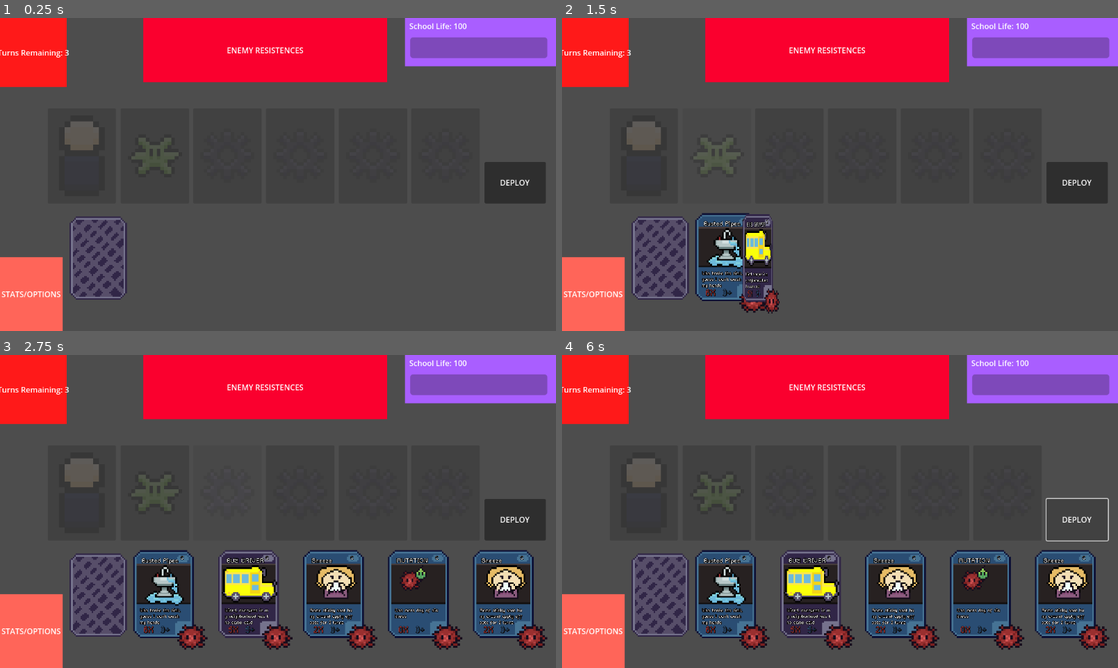
Above: before the commit, frames 1-4 (two rows, left to right).
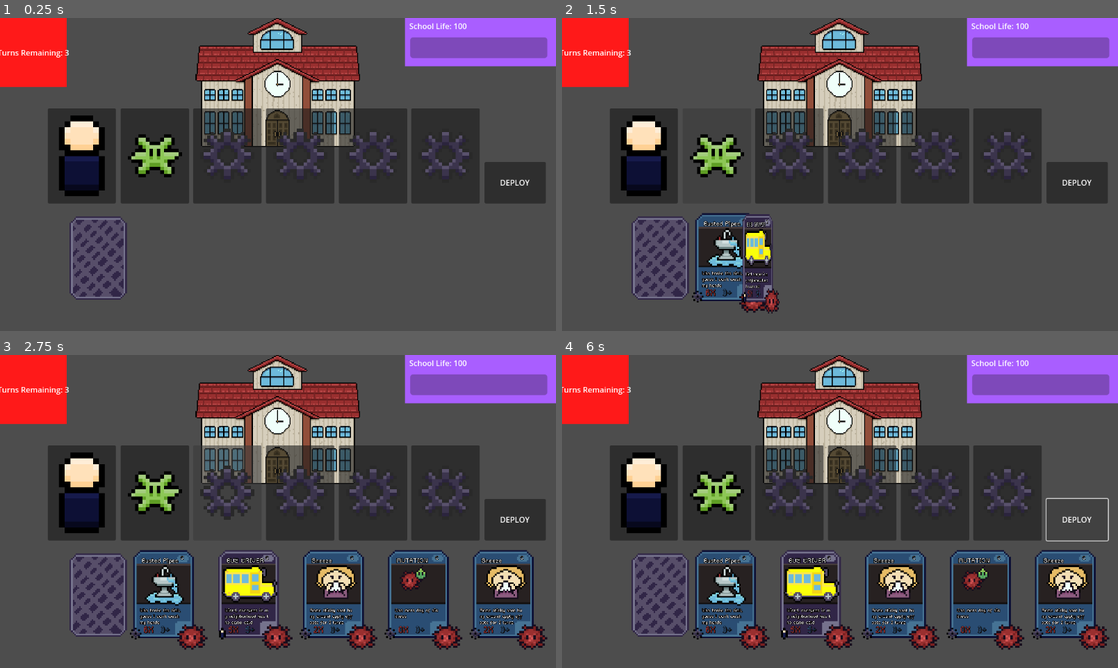
Above: after the commit, the same moments.

Repository: JPGFG/ld24
Game: Godot game, scene res://scenes/game-board/gameboard.tscn
Two runs of this game, one before a commit and one after it. Both use one fixed random seed, a clock stepped at 60 frames per second and the inputs below.
Inputs (mouse positions are in pixels of both pictures, inside the frame that each line leads up to):
- Up to frame 1 (0.25 s): no input
- Up to frame 2 (1.5 s): click (645, 155) at 0.5 s; click (717, 155) at 1.25 s
- Up to frame 3 (2.75 s): click (227, 492) at 2.02 s
- Up to frame 4 (6 s): click "DEPLOY" at 2.75 s; click (645, 492) at 3.5 s; click (717, 492) at 4.25 s; click (789, 492) at 5.02 s; click "DEPLOY" at 5.75 s

The runs differ from the first frame. In frame 1, 20% of the frame differs, in the area x 0-85%, y 0-100%; in frame 2, 20%; in frame 3, 20%, in the area x 0-87%, y 0-100%; in frame 4, 20%.

Commit message:
added school

Diff:
--- a/scenes/cards/addon_card.tscn
+++ b/scenes/cards/addon_card.tscn
@@ -1,8 +1,9 @@
-[gd_scene load_steps=8 format=3 uid="uid://o6nbcmarsayx"]
+[gd_scene load_steps=9 format=3 uid="uid://o6nbcmarsayx"]
 
 [ext_resource type="Script" path="res://scripts/cards/addon_card.gd" id="1_30yjj"]
 [ext_resource type="Texture2D" uid="uid://dnpburnqw0c5s" path="res://assets/sprites/cards/decks/blank_adder_card.png" id="2_6ue1v"]
 [ext_resource type="FontFile" uid="uid://cfu074rula0ps" path="res://resources/fonts/pixel_font_2.ttf" id="3_rkgiw"]
+[ext_resource type="Texture2D" uid="uid://c88kj6mqywomn" path="res://assets/sprites/gameboard/adders_icon_small.png" id="4_24eae"]
 
 [sub_resource type="LabelSettings" id="LabelSettings_1tiqt"]
 font = ExtResource("3_rkgiw")
@@ -144,3 +145,11 @@
 offset_top = 43.6
 offset_right = 44.0
 offset_bottom = 58.6
+
+[node name="Addon_Icon_Image" type="TextureRect" parent="TextureRect"]
+layout_mode = 0
+offset_left = -1.71429
+offset_top = 45.7143
+offset_right = 5.28571
+offset_bottom = 52.7143
+texture = ExtResource("4_24eae")
--- a/scenes/cards/germ_card.tscn
+++ b/scenes/cards/germ_card.tscn
@@ -1,9 +1,10 @@
-[gd_scene load_steps=9 format=3 uid="uid://chfgojxkqehb1"]
+[gd_scene load_steps=10 format=3 uid="uid://chfgojxkqehb1"]
 
 [ext_resource type="Script" path="res://scripts/cards/germ_card.gd" id="1_n60a2"]
 [ext_resource type="Texture2D" uid="uid://b4sbl0gjixy6j" path="res://assets/sprites/cards/decks/blank_diagonal_germ_card.png" id="2_427h2"]
 [ext_resource type="FontFile" uid="uid://cfu074rula0ps" path="res://resources/fonts/pixel_font_2.ttf" id="3_nbmss"]
 [ext_resource type="Texture2D" uid="uid://dbn38fq3v2p7g" path="res://assets/sprites/card_images/common_cold_cluster.png" id="4_jnpf4"]
+[ext_resource type="Texture2D" uid="uid://dn61klh3ew87n" path="res://assets/sprites/gameboard/germ_icon_small.png" id="5_ialun"]
 
 [sub_resource type="LabelSettings" id="LabelSettings_5s8mf"]
 font = ExtResource("3_nbmss")
@@ -121,3 +122,11 @@
 offset_right = 29.8
 offset_bottom = 36.2
 texture = ExtResource("4_jnpf4")
+
+[node name="Germ_Icon_Image" type="TextureRect" parent="TextureRect"]
+layout_mode = 0
+offset_left = -1.14286
+offset_top = 46.2857
+offset_right = 4.85714
+offset_bottom = 52.2857
+texture = ExtResource("5_ialun")
--- a/scenes/cards/pop_card.tscn
+++ b/scenes/cards/pop_card.tscn
@@ -1,8 +1,9 @@
-[gd_scene load_steps=8 format=3 uid="uid://cwsv7v63wvlum"]
+[gd_scene load_steps=9 format=3 uid="uid://cwsv7v63wvlum"]
 
 [ext_resource type="Script" path="res://scripts/cards/pop_card.gd" id="1_jkq72"]
 [ext_resource type="Texture2D" uid="uid://jukwob6m5awm" path="res://assets/sprites/cards/decks/blank_card.png" id="2_kyyhl"]
 [ext_resource type="FontFile" uid="uid://cfu074rula0ps" path="res://resources/fonts/pixel_font_2.ttf" id="3_v6yfc"]
+[ext_resource type="Texture2D" uid="uid://b4l7gmb7mykog" path="res://assets/sprites/gameboard/pop_icon_small.png" id="4_h81m7"]
 
 [sub_resource type="LabelSettings" id="LabelSettings_nwlk3"]
 font = ExtResource("3_v6yfc")
@@ -40,8 +41,8 @@
 custom_minimum_size = Vector2(150, 163)
 layout_mode = 3
 anchors_preset = 0
-offset_right = 179.0
-offset_bottom = 260.0
+offset_right = 150.0
+offset_bottom = 183.0
 size_flags_horizontal = 3
 script = ExtResource("1_jkq72")
 
@@ -148,3 +149,12 @@
 offset_top = 43.6
 offset_right = 44.0
 offset_bottom = 58.6
+
+[node name="Card_Type_Image" type="TextureRect" parent="TextureRect"]
+layout_mode = 0
+offset_left = -1.14286
+offset_top = 46.0
+offset_right = 5.85714
+offset_bottom = 53.0
+texture = ExtResource("4_h81m7")
+stretch_mode = 5
--- a/scenes/game-board/gameboard.tscn
+++ b/scenes/game-board/gameboard.tscn
@@ -10,6 +10,7 @@
 [ext_resource type="Script" path="res://scripts/game-state-machines/states/turn-start.gd" id="3_loohh"]
 [ext_resource type="Texture2D" uid="uid://cop6jo0ekl7pt" path="res://assets/sprites/gameboard/adders_icon_large.png" id="3_lvf5d"]
 [ext_resource type="Texture2D" uid="uid://ctkuq2y2d3kcd" path="res://assets/sprites/gameboard/germ_icon_large.png" id="4_xdmw7"]
+[ext_resource type="Texture2D" uid="uid://datpysha7q6u2" path="res://assets/sprites/gameboard/school_house.png" id="11_1nqy1"]
 
 [sub_resource type="StyleBoxEmpty" id="StyleBoxEmpty_mlvke"]
 
@@ -47,6 +48,7 @@
 alignment = 1
 
 [node name="statsoptions" type="ColorRect" parent="."]
+visible = false
 layout_mode = 1
 anchors_preset = -1
 anchor_top = 0.763889
@@ -104,7 +106,6 @@
 theme_override_constants/margin_bottom = 4
 
 [node name="PopCardButton" type="Button" parent="battleground/PopCardSlot"]
-modulate = Color(1, 1, 1, 0.392157)
 layout_mode = 2
 theme_override_styles/focus = SubResource("StyleBoxEmpty_mlvke")
 
@@ -121,7 +122,6 @@
 theme_override_constants/margin_bottom = 15
 
 [node name="TextureRect" type="TextureRect" parent="battleground/PopCardSlot/PopCardButton/MarginContainer"]
-modulate = Color(1, 1, 1, 0.392157)
 layout_mode = 2
 texture = ExtResource("3_0pnbu")
 stretch_mode = 5
@@ -138,7 +138,6 @@
 theme_override_constants/margin_bottom = 4
 
 [node name="GermCardButton" type="Button" parent="battleground/GermCardSlot"]
-modulate = Color(1, 1, 1, 0.392157)
 layout_mode = 2
 theme_override_styles/focus = SubResource("StyleBoxEmpty_m6q16")
 
@@ -155,7 +154,6 @@
 theme_override_constants/margin_bottom = 15
 
 [node name="TextureRect" type="TextureRect" parent="battleground/GermCardSlot/GermCardButton/MarginContainer"]
-modulate = Color(1, 1, 1, 0.392157)
 layout_mode = 2
 texture = ExtResource("4_xdmw7")
 stretch_mode = 5
@@ -172,7 +170,6 @@
 theme_override_constants/margin_bottom = 4
 
 [node name="Button" type="Button" parent="battleground/UtilSlot"]
-modulate = Color(1, 1, 1, 0.392157)
 layout_mode = 2
 theme_override_styles/focus = SubResource("StyleBoxEmpty_u2p3o")
 
@@ -189,7 +186,6 @@
 theme_override_constants/margin_bottom = 15
 
 [node name="TextureRect" type="TextureRect" parent="battleground/UtilSlot/Button/MarginContainer"]
-modulate = Color(1, 1, 1, 0.392157)
 layout_mode = 2
 texture = ExtResource("3_lvf5d")
 stretch_mode = 5
@@ -206,7 +202,6 @@
 theme_override_constants/margin_bottom = 4
 
 [node name="Button" type="Button" parent="battleground/UtilSlot2"]
-modulate = Color(1, 1, 1, 0.392157)
 layout_mode = 2
 theme_override_styles/focus = SubResource("StyleBoxEmpty_jbjof")
 
@@ -223,7 +218,6 @@
 theme_override_constants/margin_bottom = 15
 
 [node name="TextureRect" type="TextureRect" parent="battleground/UtilSlot2/Button/MarginContainer"]
-modulate = Color(1, 1, 1, 0.392157)
 layout_mode = 2
 texture = ExtResource("3_lvf5d")
 stretch_mode = 5
@@ -240,7 +234,6 @@
 theme_override_constants/margin_bottom = 4
 
 [node name="Button" type="Button" parent="battleground/UtilSlot3"]
-modulate = Color(1, 1, 1, 0.392157)
 layout_mode = 2
 theme_override_styles/focus = SubResource("StyleBoxEmpty_2ndmk")
 
@@ -257,7 +250,6 @@
 theme_override_constants/margin_bottom = 15
 
 [node name="TextureRect" type="TextureRect" parent="battleground/UtilSlot3/Button/MarginContainer"]
-modulate = Color(1, 1, 1, 0.392157)
 layout_mode = 2
 texture = ExtResource("3_lvf5d")
 stretch_mode = 5
@@ -274,7 +266,6 @@
 theme_override_constants/margin_bottom = 4
 
 [node name="Button" type="Button" parent="battleground/UtilSlot4"]
-modulate = Color(1, 1, 1, 0.392157)
 layout_mode = 2
 theme_override_styles/focus = SubResource("StyleBoxEmpty_bclmn")
 
@@ -291,7 +282,6 @@
 theme_override_constants/margin_bottom = 15
 
 [node name="TextureRect" type="TextureRect" parent="battleground/UtilSlot4/Button/MarginContainer"]
-modulate = Color(1, 1, 1, 0.392157)
 layout_mode = 2
 texture = ExtResource("3_lvf5d")
 stretch_mode = 5
@@ -333,6 +323,7 @@
 show_percentage = false
 
 [node name="resistances" type="ColorRect" parent="."]
+visible = false
 layout_mode = 1
 anchors_preset = -1
 anchor_left = 0.257812
@@ -429,6 +420,15 @@
 [node name="GameStateBase" type="Node" parent="GameStateMachine"]
 script = ExtResource("2_dwdl8")
 
+[node name="TextureRect" type="TextureRect" parent="."]
+z_index = -1
+layout_mode = 0
+offset_left = 1.0
+offset_right = 1151.0
+offset_bottom = 267.0
+texture = ExtResource("11_1nqy1")
+stretch_mode = 5
+
 [connection signal="pressed" from="battleground/PopCardSlot/PopCardButton" to="GameController" method="_on_pop_card_button_pressed"]
 [connection signal="pressed" from="battleground/GermCardSlot/GermCardButton" to="GameController" method="_on_germ_card_button_pressed"]
 [connection signal="pressed" from="deploybutton" to="GameController" method="_on_deploybutton_pressed"]
Binary file added: assets/sprites/gameboard/school_house.png
Not shown, added: assets/sprites/gameboard/school_house.png.import
Not shown: 1 places in scenes/game-board/gameboard.tscn that only renumber resources
